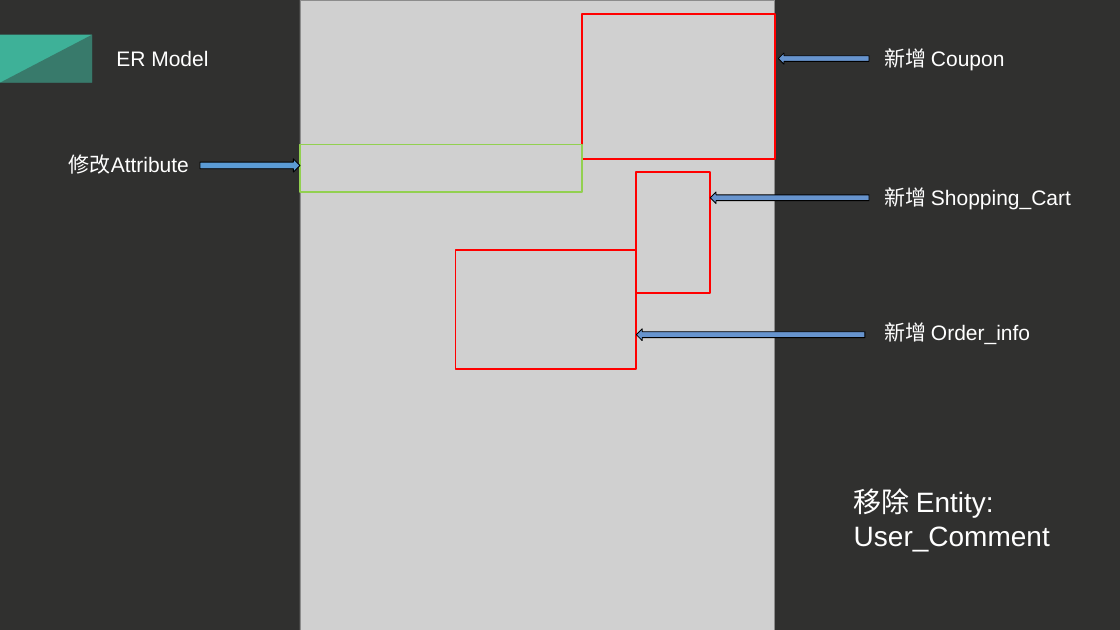
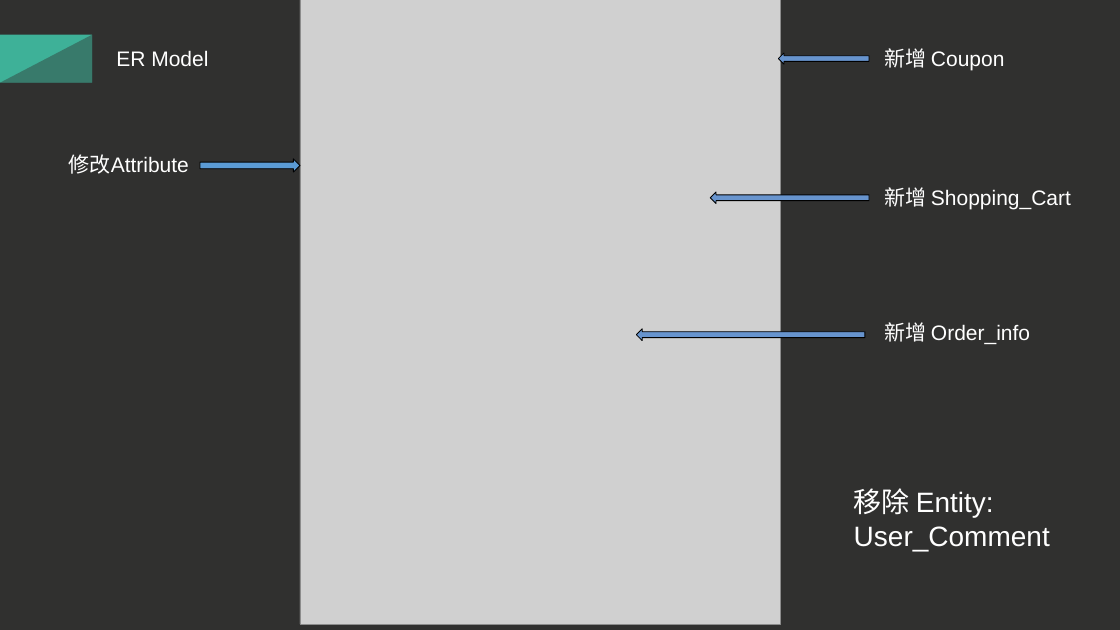
Before and after one commit to 13urgerKing/109-1DBMS, a slide deck: slide 4 of 109-1資料庫系統報告.pptx (slide 5 before the commit). Drawn at 1120x630 pixels with LibreOffice and Linux fonts; fonts in the diff are those of the drawing; grey boxes stand for pictures. Boxes give left, top, right and bottom in pixels: in the first picture for what was removed or moved away, otherwise in the second. Text is boxed around its words. In the diff, an @@ line names an element or a change of style, - is before the commit and + after.

```diff
--- a/109-1資料庫系統報告.pptx
+++ b/109-1資料庫系統報告.pptx
@@ picture: place and size @@
-picture at <box>300,0,775,630</box>
+picture at <box>300,0,781,624</box>
@@ rectangle removed at <box>582,14,776,159</box> @@
@@ rectangle removed at <box>300,145,582,192</box> @@
@@ rectangle removed at <box>637,172,711,293</box> @@
@@ rectangle removed at <box>455,250,636,370</box> @@
```
Also in this commit, not shown: 8 other slides changed, 2 slides added, 1 slide removed, 6 other files.
